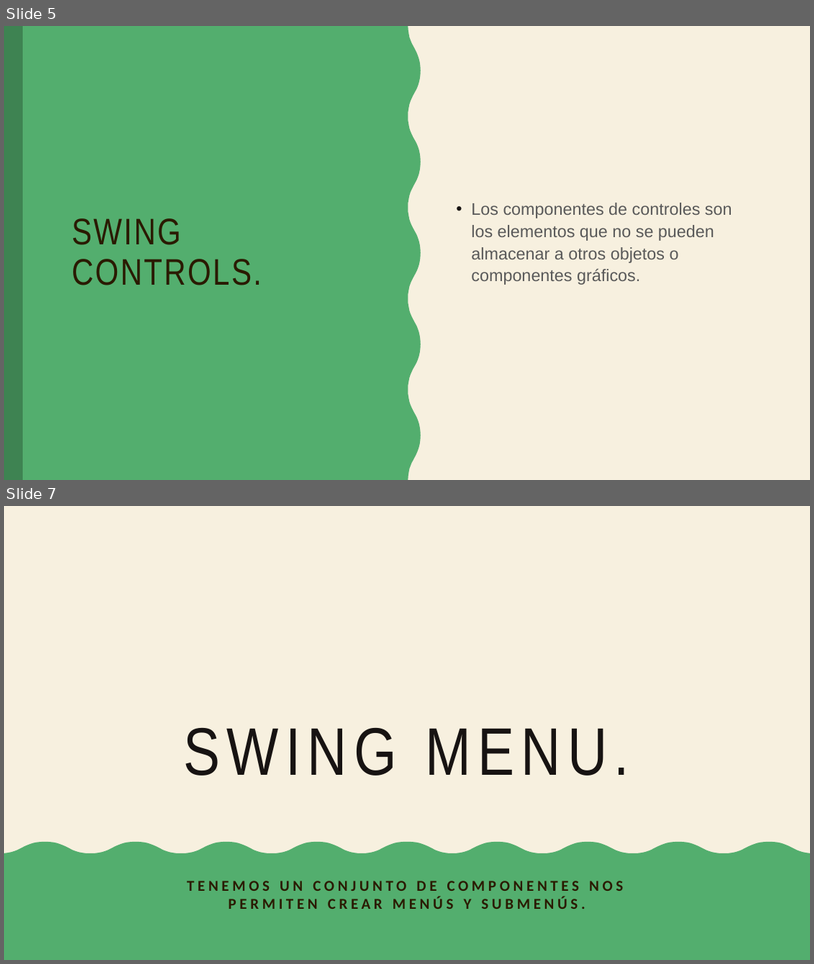
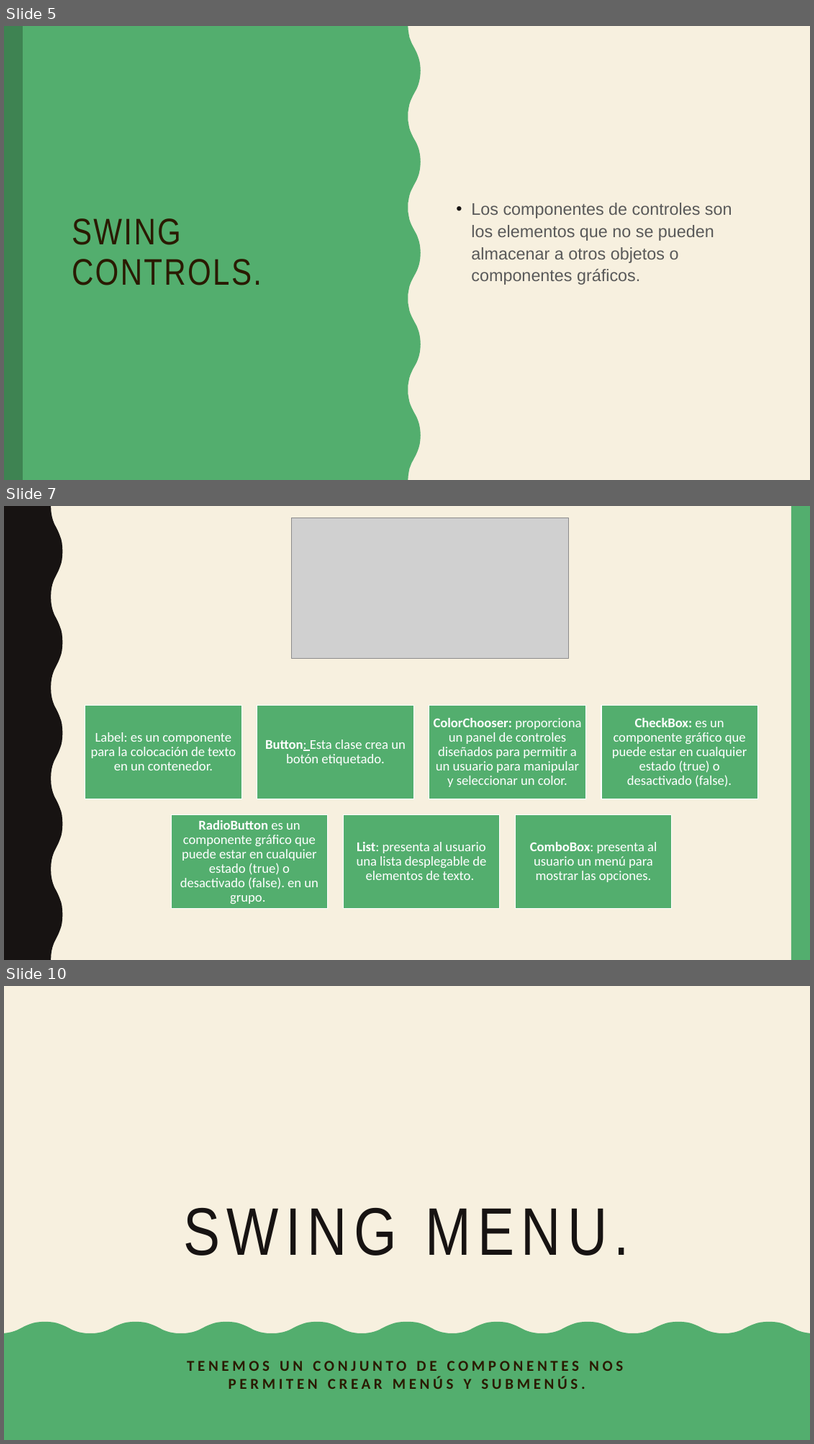
Before and after one commit to kevinjapa/poo, a slide deck: SegundoInterciclo/Componentes de netbeans.pptx. Shown one above the other, each under a label of ours: slides 5 and 7 before the commit, slides 5, 7 and 10 after it; the slides between them are not shown. The pictures are 814x964 and 814x1444 pixels, drawn with LibreOffice and Linux fonts; fonts in the diff are those of the drawing; grey boxes stand for pictures. Boxes give left, top, right and bottom in pixels: in the first picture for what was removed or moved away, otherwise in the second. Text is boxed around its words. In the diff, an @@ line names an element or a change of style, - is before the commit and + after.

```diff
--- a/SegundoInterciclo/Componentes de netbeans.pptx
+++ b/SegundoInterciclo/Componentes de netbeans.pptx
@@ slide 7 added at (x1=4, y1=506, x2=810, y2=960), background #F7F0DF; not listed: 2 template elements that a slide beside it also shows @@
@@ picture added at (x1=292, y1=518, x2=568, y2=659) @@
@@ group added at (x1=85, y1=705, x2=759, y2=908): 7 rectangles, 7 texts @@
+Label: es un componente para la colocación de texto en un contenedor.
+Button: Esta clase crea un botón etiquetado.
+ColorChooser: proporciona un panel de controles diseñados para permitir a un usuario para manipular y seleccionar un color.
+CheckBox: es un componente gráfico que puede estar en cualquier estado (true) o desactivado (false).
+RadioButton es un componente gráfico que puede estar en cualquier estado (true) o desactivado (false). en un grupo.
+List: presenta al usuario una lista desplegable de elementos de texto.
+ComboBox: presenta al usuario un menú para mostrar las opciones.
@@ what was slide 7 is now slide 10 @@
```
Also in this commit, not shown: 1 slide changed, 3 other slides added, 1 other file.
